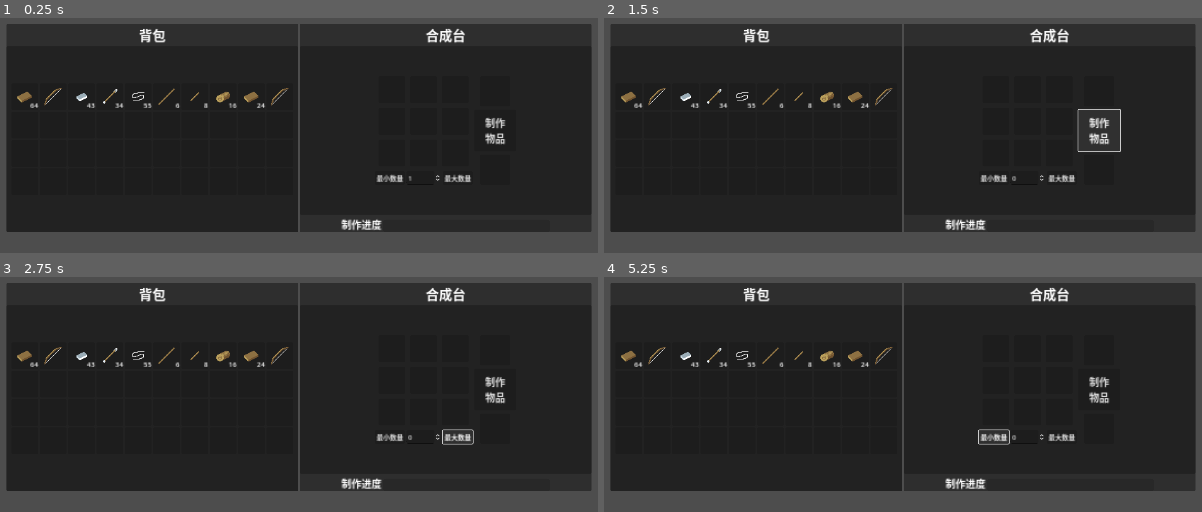
Above: before the commit, frames 1-4 (two rows, left to right).
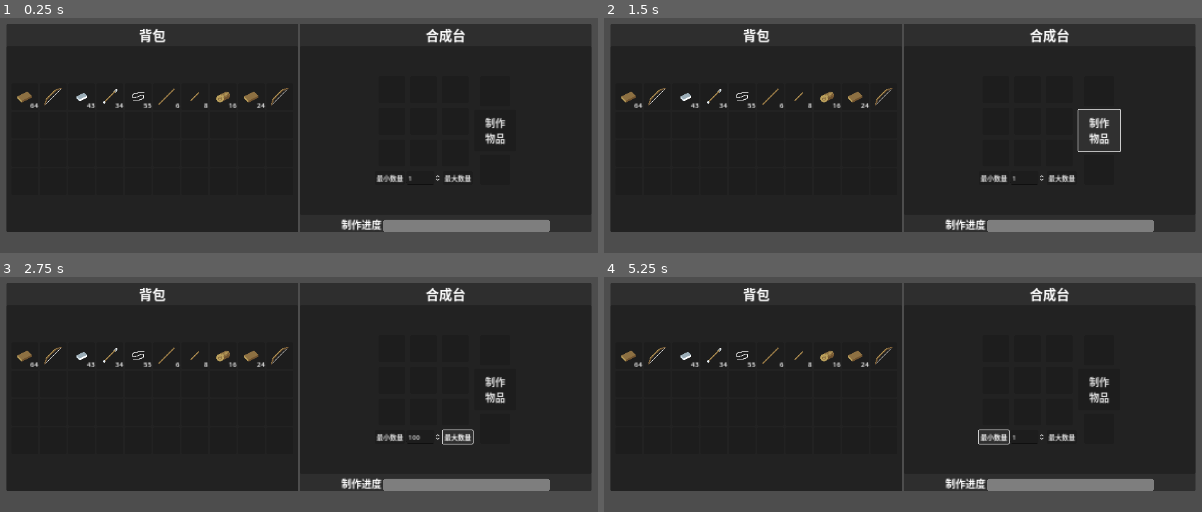
Above: after the commit, the same moments.

Repository: DeerLuuu/Backpack-and-synthesis-system
Game: Godot game, scene res://scene/world/world.tscn
The game is run twice, just before and just after one commit, with the same random seed, the same clock (stepped at 60 frames per second) and the same inputs.
Inputs:
- Up to frame 1 (0.25 s): no input
- Up to frame 2 (1.5 s): click "最小数量" at 0.5 s; click "制作 物品" at 1.25 s
- Up to frame 3 (2.75 s): click "最大数量" at 2 s
- Up to frame 4 (5.25 s): click "最小数量" at 2.75 s; click "最大数量" at 3.5 s; click "制作 物品" at 4.25 s; click "最小数量" at 5 s

The runs differ from the first frame. In frame 1, 1.4% of the frame differs, in the area x 64-92%, y 85-92%; in frame 2, 1.4%; in frame 3, 1.5%, in the area x 64-92%, y 67-92%; in frame 4, 1.4%.

Commit message:
优化代码逻辑，完成物品的制作时间、数量定义

Diff:
--- a/resource/craft_table/three.tres
+++ b/resource/craft_table/three.tres
@@ -13,6 +13,10 @@
 }
 }
 item_table_dic = {
-"长木棍": "res://resource/items/long_board_stick.tres"
+"长木棍": {
+"制作时间": 0.5,
+"数量": 4,
+"资源路径": "res://resource/items/long_board_stick.tres"
+}
 }
 desc = "三乘三的配方表"
--- a/scene/ui/slot.gd
+++ b/scene/ui/slot.gd
@@ -67,11 +67,13 @@
 	slot_texture.texture = null
 	count_label.hide()
 	count_label.text = ""
+	slot.count = 0
 
 func set_slot_panel(_slot : BaseSlot = slot) -> void:
-	if _slot.item:
+	if _slot.has_item():
 		if _slot.item.item_texture:
 			slot_texture.texture = _slot.item.item_texture
+			tooltip_text = "名字：%s\n介绍：%s" % [_slot.item.item_name, _slot.item.item_desc]
 
 	if _slot.count > 1:
 		count_label.show()
--- a/scene/world/craft_interface.gd
+++ b/scene/world/craft_interface.gd
@@ -7,7 +7,7 @@
 
 # TODO 合成台UI ===============>信 号<===============
 #region 信号
-
+signal final_slot_panel_is_full(slot : BaseSlot)
 #endregion
 
 # TODO 合成台UI ===============>常 量<===============
@@ -25,7 +25,15 @@
 @onready var craft_progress_bar: ProgressBar = %CraftProgressBar
 @onready var craft_timer: Timer = $"../../../CraftTimer"
 
-var craft_item_count : int = 1
+var max_craft_item_count : int = 1
+
+var craft_item_count : int = 1:
+	set(v):
+		craft_item_count = v
+		max_craft_item_count = craft_item_count
+		craft_item_count_spin.value = craft_item_count
+var craft_item_time : float = 0.
+
 #endregion
 
 # TODO 合成台UI ===============>虚方法<===============
@@ -45,18 +53,8 @@
 	Global.craft_table = Global.THREE.craft_table_dic
 	Global.item_table = Global.THREE.item_table_dic
 
-
 func _process(_delta: float) -> void:
-	craft_progress_bar.value = craft_timer.time_left
-
-func _physics_process(_delta: float) -> void:
-	pass
-
-func _input(_event: InputEvent) -> void:
-	pass
-
-func _unhandled_input(_event: InputEvent) -> void:
-	pass
+	craft_progress_bar.value = craft_progress_bar.max_value - craft_timer.time_left
 #endregion
 
 # TODO 合成台UI ===============>信号链接方法<===============
@@ -73,54 +71,66 @@
 		if not craft.is_empty():
 			index.append(number)
 			number = 0
+
 	index.pop_front()
 	index.append(-1)
 	current_craft_table = {"位码" : index, "配方" : craft}
 
-	if Global.craft_table.find_key(current_craft_table):
-		var item_name : String = Global.craft_table.find_key(current_craft_table)
-		var item_path : String = Global.item_table[item_name]
+	slot_panel_container_9.slot.item = null
+	if not Global.craft_table.find_key(current_craft_table): return
 
-		var item : BaseItem = load(item_path)
-		var slot : BaseSlot = BaseSlot.new()
-		slot.count = 1
-		slot.item = item
-		slot_panel_container_9.slot = slot
-		craft_item_max_value()
-	else :
-		var slot : BaseSlot = BaseSlot.new()
-		slot_panel_container_9.slot = slot
+	var item_name : String = Global.craft_table.find_key(current_craft_table)
+	var item_dic : Dictionary = Global.item_table[item_name]
+	var item_path : String = item_dic["资源路径"]
+	var item : BaseItem = load(item_path)
+	var slot : BaseSlot = BaseSlot.new()
+
+	craft_item_count = item_dic["数量"]
+	craft_item_time = item_dic["制作时间"]
+
+	slot.count = 1
+	slot.item = item
+	slot_panel_container_9.slot = slot
+	craft_item_max_value()
 
 func _on_craft_button_pressed() -> void:
-	if slot_panel_container_9.slot.has_item():
-		for count in craft_item_count:
-			for i : SlotPanelContainer in get_children():
-				if i.slot.count > 0:
-					i.slot.count -= 1
-					i.set_slot_panel()
+	if not slot_panel_container_9.slot.has_item(): return
+	for count in max_craft_item_count / craft_item_count:
+		if slot_panel_container_10.slot.is_full(): break
 
-			if slot_panel_container_10.slot.has_item():
-				slot_panel_container_10.slot.count += 1
-				slot_panel_container_10.set_slot_panel()
-			else :
-				slot_panel_container_10.slot = slot_panel_container_9.slot.duplicate()
-				slot_panel_container_10.slot.count = 1
-				slot_panel_container_10.set_slot_panel()
+		craft_timer.start(craft_item_time)
+		craft_progress_bar.max_value = craft_item_time
+		craft_button.disabled = true
 
-			craft_timer.start(.1)
-			craft_progress_bar.max_value = .1
-			await craft_timer.timeout
-		craft_timer.stop()
+		await craft_timer.timeout
+
+		craft_button.disabled = false
+
+		for i : SlotPanelContainer in get_children():
+			if i.slot.count <= 0: continue
+			i.slot.count -= 1
+			i.set_slot_panel()
+
+		if slot_panel_container_10.slot.has_item():
+			slot_panel_container_10.slot.count += craft_item_count
+			slot_panel_container_10.set_slot_panel()
+			continue
+
+		slot_panel_container_10.slot = slot_panel_container_9.slot.duplicate()
+		slot_panel_container_10.slot.count = craft_item_count
+		slot_panel_container_10.set_slot_panel()
+
+	craft_timer.stop()
 	craft_item_max_value()
 
 func _on_craft_item_count_spin_value_changed(value: float) -> void:
 	if value > craft_item_count_spin.max_value:
-		craft_item_count = craft_item_count_spin.max_value
-	else :
-		craft_item_count = value
+		max_craft_item_count = craft_item_count_spin.max_value
+		return
+	max_craft_item_count = value
 
 func _on_min_count_button_pressed() -> void:
-	craft_item_count_spin.value = 1
+	craft_item_count_spin.value = craft_item_count
 
 func _on_max_count_button_pressed() -> void:
 	craft_item_count_spin.value = craft_item_count_spin.max_value
@@ -129,12 +139,13 @@
 # TODO 合成台UI ===============>工具方法<===============
 #region 工具方法
 func craft_item_max_value() -> void:
-	var min_number : int = 0
+	var min_number : int = 64
 	for i : SlotPanelContainer in get_children():
-		if i.slot.count > 0:
-			if i.slot.count < min_number and min_number != 0:
-				min_number = i.slot.count
-			else :
-				min_number = i.slot.count
-	craft_item_count_spin.max_value = min_number
+		if i.slot.count <= 0: continue
+
+		if i.slot.count >= min_number: continue
+
+		min_number = i.slot.count
+
+	craft_item_count_spin.max_value = min_number * craft_item_count
 #endregion
